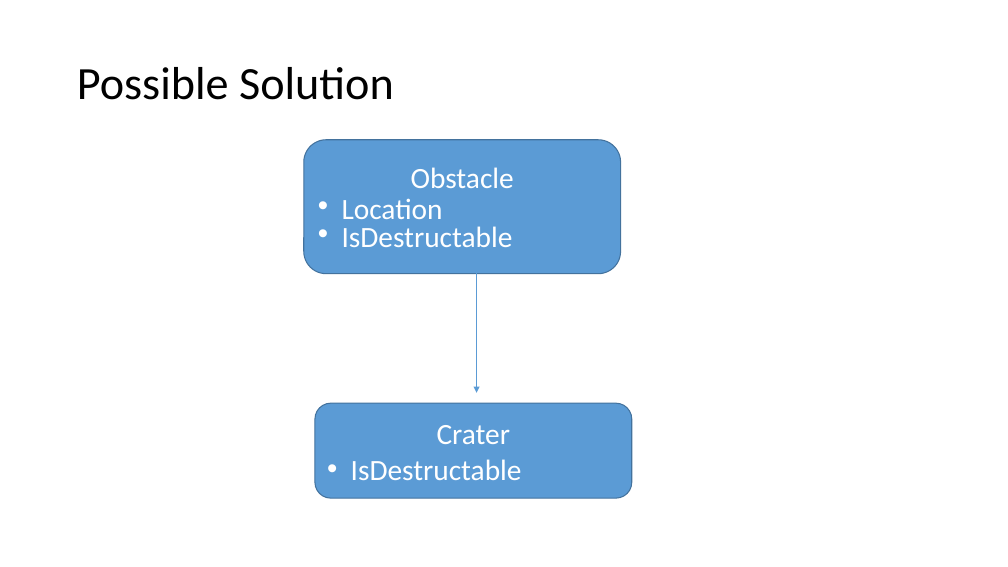
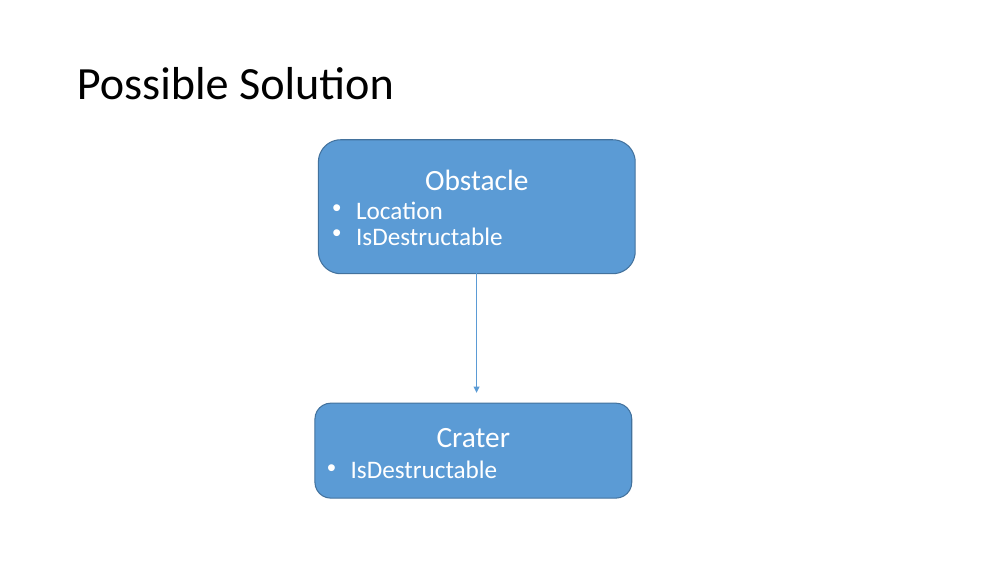
Before and after one commit to PhilipJordan/SOLID, a slide deck: slide 11 of Presentations/OCP Redux.pptx. Drawn at 1008x567 pixels with LibreOffice and Linux fonts; fonts in the diff are those of the drawing; background and template pictures are left out. Boxes give left, top, right and bottom in pixels: in the first picture for what was removed or moved away, otherwise in the second. Text is boxed around its words. In the diff, an @@ line names an element or a change of style, - is before the commit and + after.

```diff
--- a/Presentations/OCP Redux.pptx
+++ b/Presentations/OCP Redux.pptx
@@ text "Obstacle": place and size @@
-text "Obstacle" at box(304, 140, 621, 274)
+text "Obstacle" at box(318, 140, 635, 274)
@@ text at box(356, 201, 503, 245): size 28 to 24 pt in "Location", "IsDestructable" @@
@@ text in rounded rectangle at box(351, 460, 498, 478): size 28 to 24 pt in "IsDestructable" @@
```
Also in this commit, not shown: 1 other slide changed, 1 other file.
